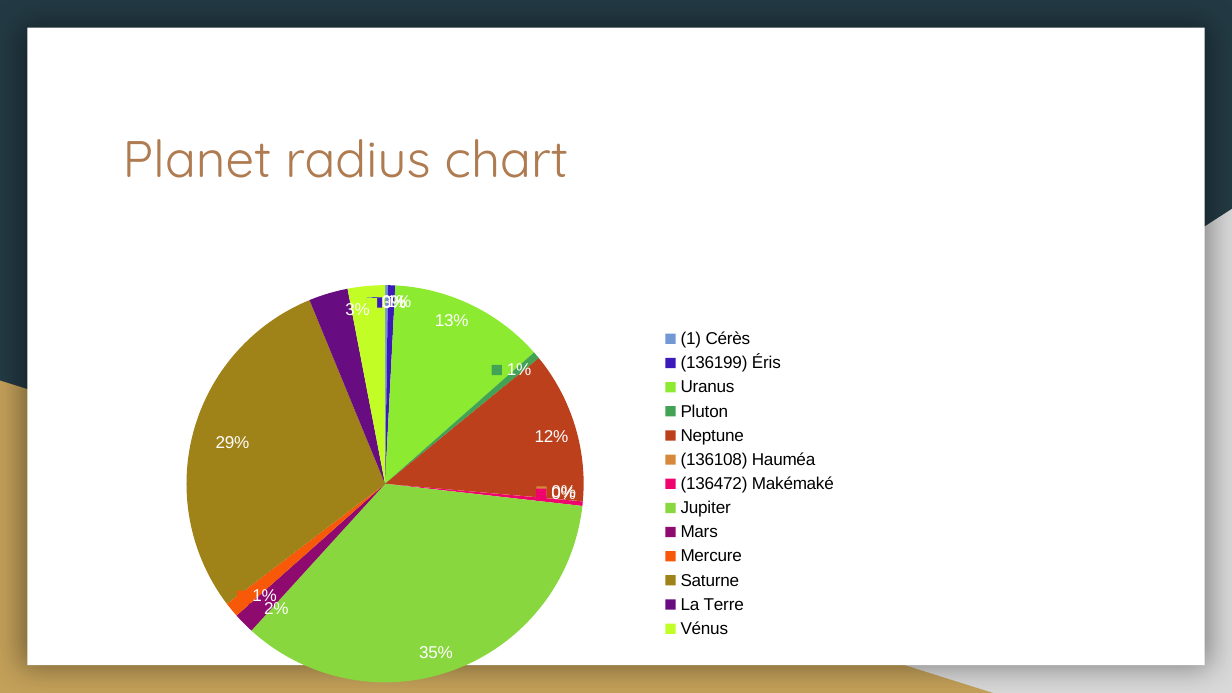
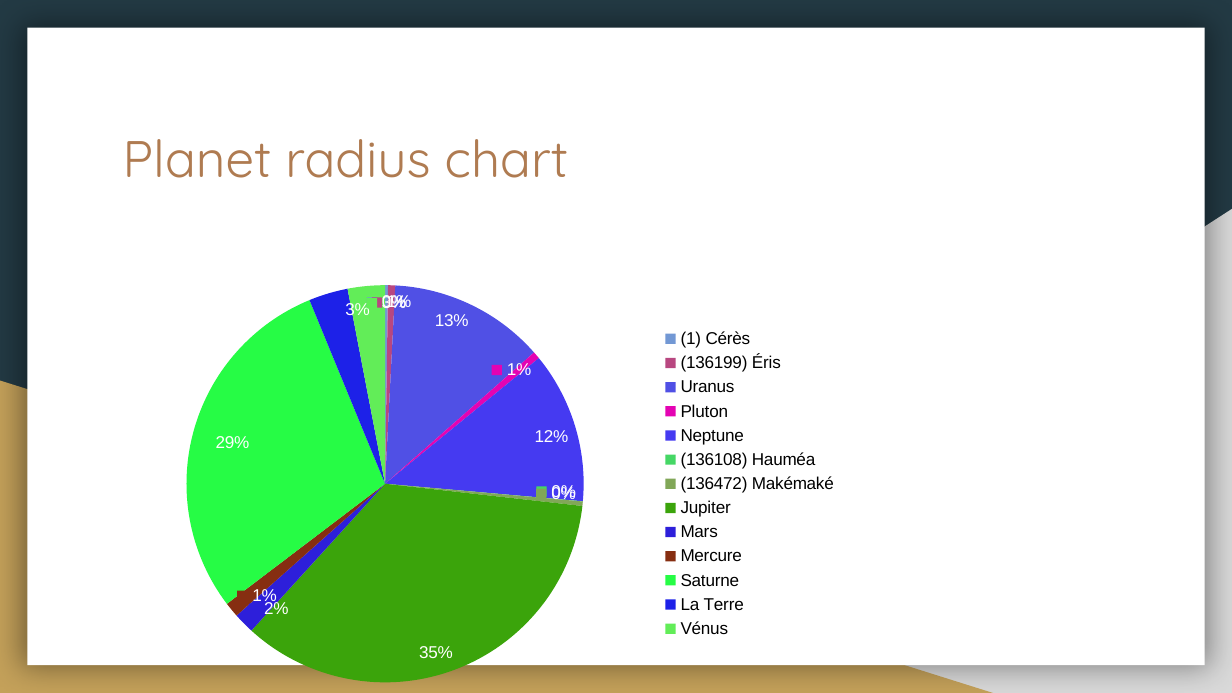
Before and after one commit to United-Codes/cloudofficeprint-javascript, a slide deck: slide 15 of examples/solar_system_example/pptx/output.pptx. Drawn at 1232x693 pixels with LibreOffice and Linux fonts; fonts in the diff are those of the drawing. Boxes give left, top, right and bottom in pixels: in the first picture for what was removed or moved away, otherwise in the second. Text is boxed around its words. In the diff, an @@ line names an element or a change of style, - is before the commit and + after.

```diff
--- a/examples/solar_system_example/pptx/output.pptx
+++ b/examples/solar_system_example/pptx/output.pptx
@@ pie chart at (111, 269, 850, 693) @@
@@ colours of single points changed @@
```
Also in this commit, not shown: 4 other files.
